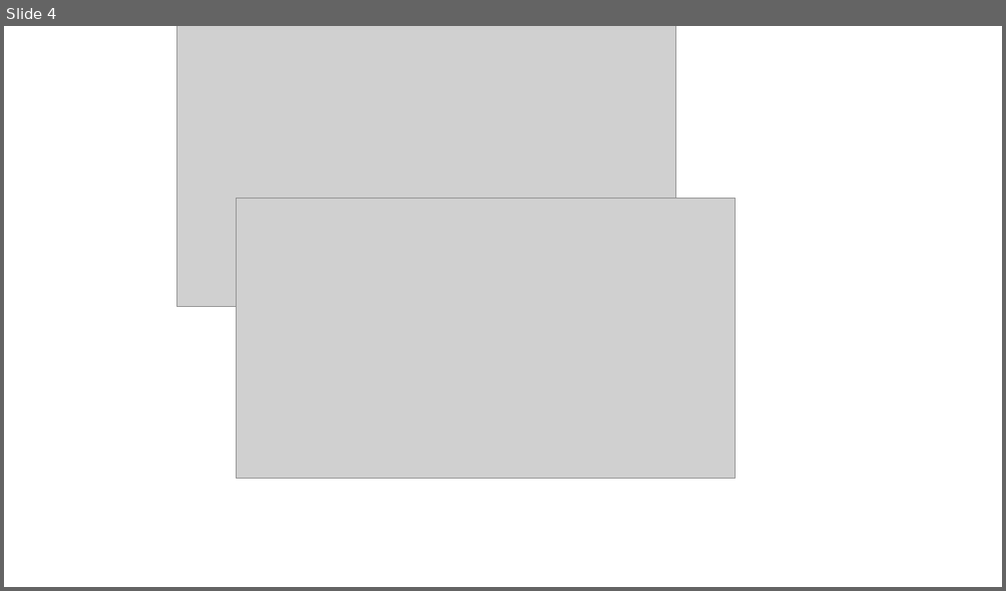
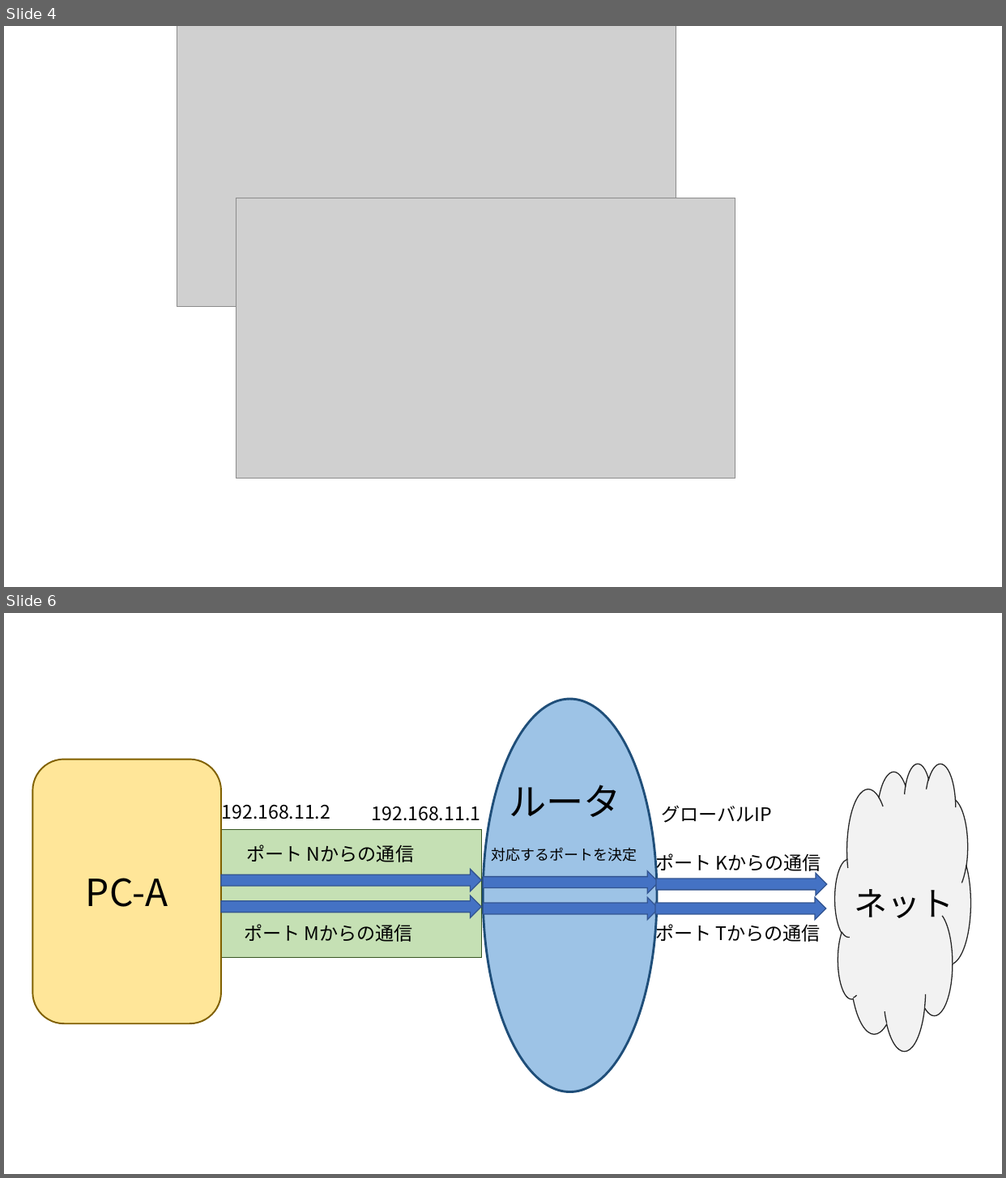
Before and after one commit to siberiy4/KNTW_Advance-Doc, a slide deck: プレゼンテーション1.pptx. Shown one above the other, each under a label of ours: slide 4 before the commit, slides 4 and 6 after it; the slides between them are not shown. The pictures are 1006x591 and 1006x1178 pixels, drawn with LibreOffice and Linux fonts; fonts in the diff are those of the drawing; grey boxes stand for pictures. Boxes give left, top, right and bottom in pixels: in the first picture for what was removed or moved away, otherwise in the second. Text is boxed around its words. In the diff, an @@ line names an element or a change of style, - is before the commit and + after.

```diff
--- a/プレゼンテーション1.pptx
+++ b/プレゼンテーション1.pptx
@@ slide 6 added at [4,613,1002,1174], background #FFFFFF @@
@@ ellipse added at [484,699,657,1093], fill #9DC3E6, outline #1F4E79 2.25 pt @@
@@ rounded rectangle added at [32,759,221,1024], fill #FFE699, outline #806000 1.5 pt @@
@@ cloud added at [835,763,971,1050], fill #F2F2F2, outline #262626 1 pt @@
@@ text added at [222,804,330,820], 18 pt, text #000000 @@
+192.168.11.2
@@ text added at [372,806,480,821], 18 pt, text #000000 @@
+192.168.11.1
@@ text added at [509,785,621,817], 36 pt, text #000000 @@
+ルータ
@@ text added at [661,806,772,823], 18 pt, text #000000 @@
+グローバルIP
@@ rectangle added at [221,829,482,957], fill #C5E0B4, outline #385723 1 pt @@
@@ text added at [492,847,637,862], 14 pt, text #000000 @@
+対応するポートを決定
@@ text added at [655,851,821,875], 18 pt, text #000000 @@
+ポート Kからの通信
@@ text added at [86,878,168,907], 36 pt, text #000000 @@
+PC-A
@@ right arrow added at [484,871,659,894], fill #4472C4, outline #325491 1 pt @@
@@ right arrow added at [656,874,827,896], fill #4472C4, outline #325491 1 pt @@
@@ group added at [221,845,482,942]: 2 right arrows, 2 texts @@
+ポート Nからの通信
+ポート Mからの通信
@@ right arrow added at [484,897,659,920], fill #4472C4, outline #325491 1 pt @@
@@ right arrow added at [655,897,826,920], fill #4472C4, outline #325491 1 pt @@
@@ text added at [854,889,953,925], 32 pt, text #000000 @@
+ネット
@@ text added at [655,921,820,943], 18 pt, text #000000 @@
+ポート Tからの通信
```
Also in this commit, not shown: 2 slides changed, 1 other slide added, 1 slide removed, 3 other files.
